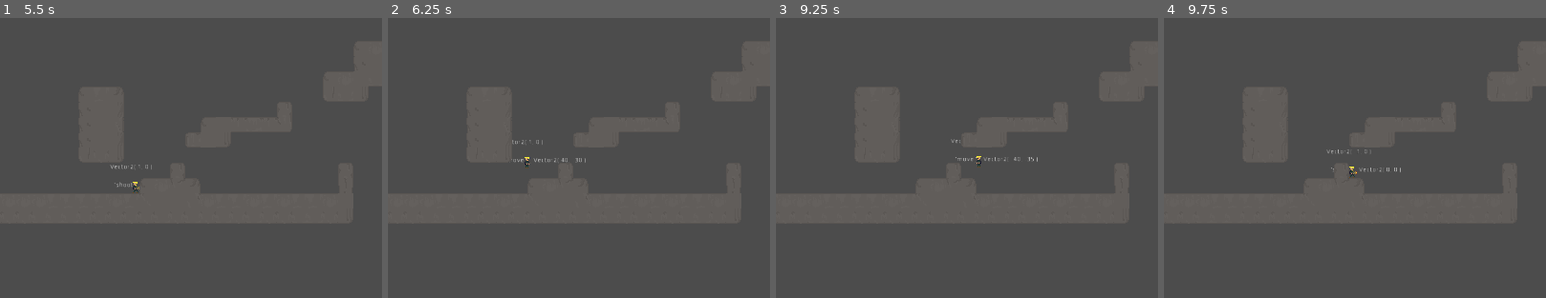
Above: before the commit, frames 1-4 (left to right).
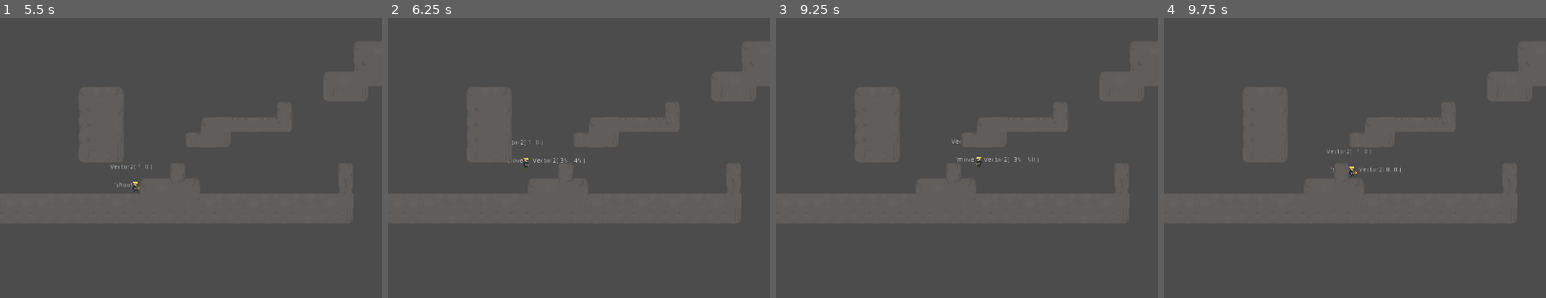
Above: after the commit, the same moments.

Repository: raczynskid/PixelSoldier
Game: Godot game, scene res://World.tscn
Same seed, same stepped clock (60 frames per second), same inputs: the game is played once before the commit and once after it. The engine's default icon, where the game draws it, is replaced by a stand-in: a white triangle on a blue panel in a dark square.
Inputs:
- Up to frame 1 (5.5 s): hold Space (fire) 0.53-1.28 s; hold Right (ui_right) 0.53-2.03 s; tap Up (ui_up) at 0.77, 1.52, 3.02, 3.77, 4.52 s; tap Enter at 1.25, 3.5 s; tap Space (fire) at 1.35, 2.85, 4.35 s; hold Space (fire) 2.03-2.78 s; hold Left (ui_left) 2.03-4.28 s; hold Space (fire) 3.53-4.28 s; hold Right (ui_right) from 4.28 s (still down); hold Space (fire) from 5.03 s (still down)
- Up to frame 2 (6.25 s): keep holding Right (ui_right); release Space (fire) at 5.78 s; tap Space (fire) at 5.85 s; tap Up (ui_up) at 6.02 s
- Up to frame 3 (9.25 s): hold Space (fire) 6.53-7.28 s; tap Up (ui_up) at 6.77, 7.52, 9.02 s; tap Enter at 7.25 s; tap Space (fire) at 7.35, 8, 8.85 s; release Right (ui_right) at 8.03 s; hold Space (fire) 8.03-8.78 s; hold Left (ui_left) from 8.03 s (still down)
- Up to frame 4 (9.75 s): release Left (ui_left) at 9.53 s; hold Right (ui_right) from 9.53 s (still down); hold Space (fire) from 9.53 s (still down)
The pictures show only the part of the screen within x 20-70%, y 27-77%; the shares and areas given below are measured in that part.

Frame 1 is identical in both runs. In frame 2, 0.2% of the frame differs, in the area x 31-52%, y 43-55%; in frame 3, 0.1%; in frame 4, nothing differs.

Commit message:
fixed bug with roll animation not playing ref to issue #2

Diff:
--- a/Characters/Character.tscn
+++ b/Characters/Character.tscn
@@ -1,88 +1,107 @@
-[gd_scene load_steps=20 format=2]
+[gd_scene load_steps=25 format=2]
 
 [ext_resource path="res://icon.png" type="Texture" id=1]
 
-[sub_resource type="AnimationNodeAnimation" id=19]
+[sub_resource type="AnimationNodeAnimation" id=1]
 animation = "IdleLeft"
 
-[sub_resource type="AnimationNodeAnimation" id=20]
+[sub_resource type="AnimationNodeAnimation" id=2]
 animation = "IdleRight"
 
-[sub_resource type="AnimationNodeBlendSpace1D" id=1]
-blend_point_0/node = SubResource( 19 )
+[sub_resource type="AnimationNodeBlendSpace1D" id=3]
+blend_point_0/node = SubResource( 1 )
 blend_point_0/pos = -1.0
-blend_point_1/node = SubResource( 20 )
+blend_point_1/node = SubResource( 2 )
 blend_point_1/pos = 1.0
 
-[sub_resource type="AnimationNodeAnimation" id=12]
+[sub_resource type="AnimationNodeAnimation" id=4]
+animation = "RollLeft"
+
+[sub_resource type="AnimationNodeAnimation" id=5]
+animation = "RollRight"
+
+[sub_resource type="AnimationNodeBlendSpace1D" id=6]
+blend_point_0/node = SubResource( 4 )
+blend_point_0/pos = -0.6
+blend_point_1/node = SubResource( 5 )
+blend_point_1/pos = 0.5
+
+[sub_resource type="AnimationNodeAnimation" id=7]
 animation = "RunLeft"
 
-[sub_resource type="AnimationNodeAnimation" id=13]
+[sub_resource type="AnimationNodeAnimation" id=8]
 animation = "RunRight"
 
-[sub_resource type="AnimationNodeBlendSpace1D" id=14]
-blend_point_0/node = SubResource( 12 )
+[sub_resource type="AnimationNodeBlendSpace1D" id=9]
+blend_point_0/node = SubResource( 7 )
 blend_point_0/pos = -0.5
-blend_point_1/node = SubResource( 13 )
+blend_point_1/node = SubResource( 8 )
 blend_point_1/pos = 0.5
 
-[sub_resource type="AnimationNodeAnimation" id=2]
+[sub_resource type="AnimationNodeAnimation" id=10]
 animation = "ShootLeft"
 
-[sub_resource type="AnimationNodeAnimation" id=3]
+[sub_resource type="AnimationNodeAnimation" id=11]
 animation = "ShootRight"
 
-[sub_resource type="AnimationNodeAnimation" id=17]
+[sub_resource type="AnimationNodeAnimation" id=12]
 animation = "ShootUpLeft"
 
-[sub_resource type="AnimationNodeAnimation" id=18]
+[sub_resource type="AnimationNodeAnimation" id=13]
 animation = "ShootUpRight"
 
-[sub_resource type="AnimationNodeBlendSpace2D" id=6]
+[sub_resource type="AnimationNodeBlendSpace2D" id=14]
 auto_triangles = false
-blend_point_0/node = SubResource( 2 )
+blend_point_0/node = SubResource( 10 )
 blend_point_0/pos = Vector2( -1, 0 )
-blend_point_1/node = SubResource( 3 )
+blend_point_1/node = SubResource( 11 )
 blend_point_1/pos = Vector2( 1, 0 )
-blend_point_2/node = SubResource( 17 )
+blend_point_2/node = SubResource( 12 )
 blend_point_2/pos = Vector2( -1, 1 )
-blend_point_3/node = SubResource( 18 )
+blend_point_3/node = SubResource( 13 )
 blend_point_3/pos = Vector2( 1, 1 )
 triangles = PoolIntArray( 0, 1, 3, 0, 2, 3, 0, 1, 2, 1, 2, 3 )
 blend_mode = 1
-
-[sub_resource type="AnimationNodeStateMachineTransition" id=7]
-
-[sub_resource type="AnimationNodeStateMachineTransition" id=8]
 
 [sub_resource type="AnimationNodeStateMachineTransition" id=15]
 
 [sub_resource type="AnimationNodeStateMachineTransition" id=16]
 
-[sub_resource type="AnimationNodeStateMachine" id=9]
-states/Idle/node = SubResource( 1 )
+[sub_resource type="AnimationNodeStateMachineTransition" id=17]
+
+[sub_resource type="AnimationNodeStateMachineTransition" id=18]
+
+[sub_resource type="AnimationNodeStateMachineTransition" id=19]
+
+[sub_resource type="AnimationNodeStateMachineTransition" id=20]
+
+[sub_resource type="AnimationNodeStateMachine" id=21]
+states/Idle/node = SubResource( 3 )
 states/Idle/position = Vector2( 820, 92 )
-states/Run/node = SubResource( 14 )
+states/Roll/node = SubResource( 6 )
+states/Roll/position = Vector2( 685, 277 )
+states/Run/node = SubResource( 9 )
 states/Run/position = Vector2( 1073, 306 )
-states/Shoot/node = SubResource( 6 )
+states/Shoot/node = SubResource( 14 )
 states/Shoot/position = Vector2( 1284, 92 )
-transitions = [ "Idle", "Shoot", SubResource( 7 ), "Shoot", "Idle", SubResource( 8 ), "Idle", "Run", SubResource( 15 ), "Run", "Idle", SubResource( 16 ) ]
+transitions = [ "Idle", "Shoot", SubResource( 15 ), "Shoot", "Idle", SubResource( 16 ), "Idle", "Run", SubResource( 17 ), "Run", "Idle", SubResource( 18 ), "Idle", "Roll", SubResource( 19 ), "Roll", "Idle", SubResource( 20 ) ]
 start_node = "Idle"
 graph_offset = Vector2( 210, -3 )
 
-[sub_resource type="AnimationNodeStateMachinePlayback" id=10]
+[sub_resource type="AnimationNodeStateMachinePlayback" id=22]
 
-[sub_resource type="RectangleShape2D" id=11]
+[sub_resource type="RectangleShape2D" id=23]
 extents = Vector2( 3.31332, 1.21858 )
 
 [node name="Character" type="KinematicBody2D"]
 
 [node name="AnimationTree" type="AnimationTree" parent="."]
-tree_root = SubResource( 9 )
+tree_root = SubResource( 21 )
 anim_player = NodePath("../AnimationPlayer")
 active = true
-parameters/playback = SubResource( 10 )
+parameters/playback = SubResource( 22 )
 parameters/Idle/blend_position = 0
+parameters/Roll/blend_position = 0
 parameters/Run/blend_position = 0
 parameters/Shoot/blend_position = Vector2( 0, 0 )
 
--- a/Characters/Player.gd
+++ b/Characters/Player.gd
@@ -32,7 +32,6 @@
 	if current_state == "shoot":
 		velocity = shoot(input_vector)
 	elif current_state == "roll":
-
 		velocity = roll(velocity)
 	else:
 		if input_vector.x != 0:
@@ -154,6 +153,9 @@
 		animationState.travel('Roll')
 		return velocity
 
+func end_roll():
+	return
+
 func shoot(input_vector):
 	# base shoot state, animation is already initialized from get_movement_inputs()
 	current_state = "shoot"
--- a/World.tscn
+++ b/World.tscn
@@ -15,10 +15,13 @@
 [node name="AnimationTree" parent="Level/Player" index="0"]
 process_mode = 0
 parameters/playback = SubResource( 1 )
-parameters/Roll/blend_position = 0
+parameters/Roll/blend_position = 0.00343645
 
 [node name="AnimationPlayer" parent="Level/Player" index="1"]
 method_call_mode = 1
+
+[node name="Body" parent="Level/Player/Pivot" index="0"]
+frame = 35
 
 [node name="Label" type="Label" parent="Level/Player"]
 margin_left = -27.9873
@@ -53,7 +56,7 @@
 [node name="Tiles" parent="Level" instance=ExtResource( 1 )]
 
 [node name="ConcreteWalls" parent="Level/Tiles" index="0"]
-tile_data = PoolIntArray( 65576, 0, 0, 65577, 0, 131076, 655 …(348 unchanged characters)… 131076, 196652, 0, 1, 196653, 0, 2, 262174, 0, 0, 262175, 0, 1, 262176, 0, 1, 262177, 0, 131077, 262178, 0, 65537, 262179, 0, 65537, 262180, 0, 65537, 262181, 0, 3, 262182, 0, 131073, 262183, 0, 4, 262184, 0, 131073, 262185, 0, 131073, 262186, 0, 131073, 262187, 0, 131073, 262188, 0, 4, 262189, 0, 65537, 262190, 0, 196613, 327681, 0, 0, 327682, 0, 131076, 327683, 0, 1, 327684, 0, 2, 327709, 0, 0, 327710, 0, 131077, 32771 …(8481 unchanged characters)…
+tile_data = PoolIntArray( 65576, 0, 0, 65577, 0, 131076, 655 …(348 unchanged characters)… 131076, 196652, 0, 1, 196653, 0, 2, 262151, 0, 0, 262152, 0, 131076, 262153, 0, 1, 262154, 0, 131076, 262155, 0, 131076, 262156, 0, 131076, 262157, 0, 131076, 262158, 0, 131076, 262159, 0, 2, 262174, 0, 0, 262175, 0, 1, 262176, 0, 1, 262177, 0, 131077, 262178, 0, 65537, 262179, 0, 65537, 262180, 0, 65537, 262181, 0, 3, 262182, 0, 131073, 262183, 0, 4, 262184, 0, 131073, 262185, 0, 131073, 262186, 0, 131073, 262187, 0, 131073, 262188, 0, 4, 262189, 0, 65537, 262190, 0, 196613, 327681, 0, 0, 327682, 0, 131076, 327683, 0, 1, 327684, 0, 2, 327687, 0, 131072, 327688, 0, 131073, 327689, 0, 4, 327690, 0, 4, 327691, 0, 131073, 327692, 0, 131073, 327693, 0, 4, 327694, 0, 4, 327695, 0, 65537, 327696, 0, 393219, 327709, 0, 0, 327710, 0, 131077, 32771 …(8481 unchanged characters)…
 
 [editable path="Level/Player"]
 
Not shown, added: .mono/metadata/ide_messaging_meta.txt
Not shown: 1 places in Characters/Character.tscn that only renumber resources
